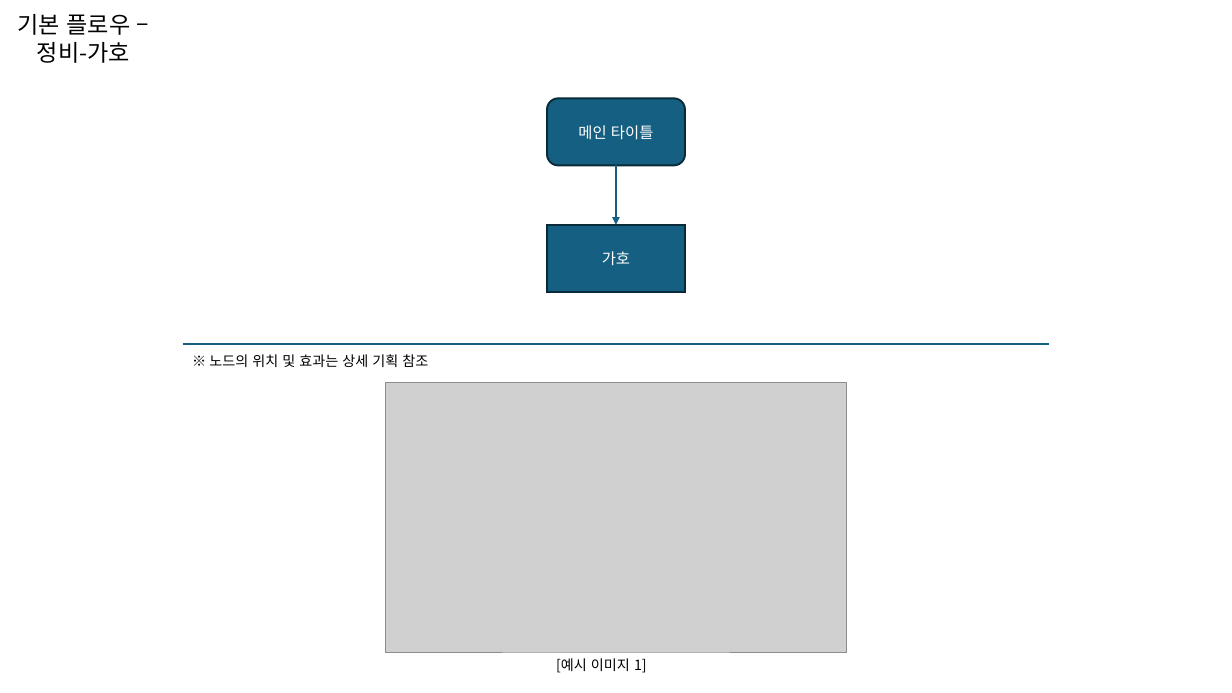
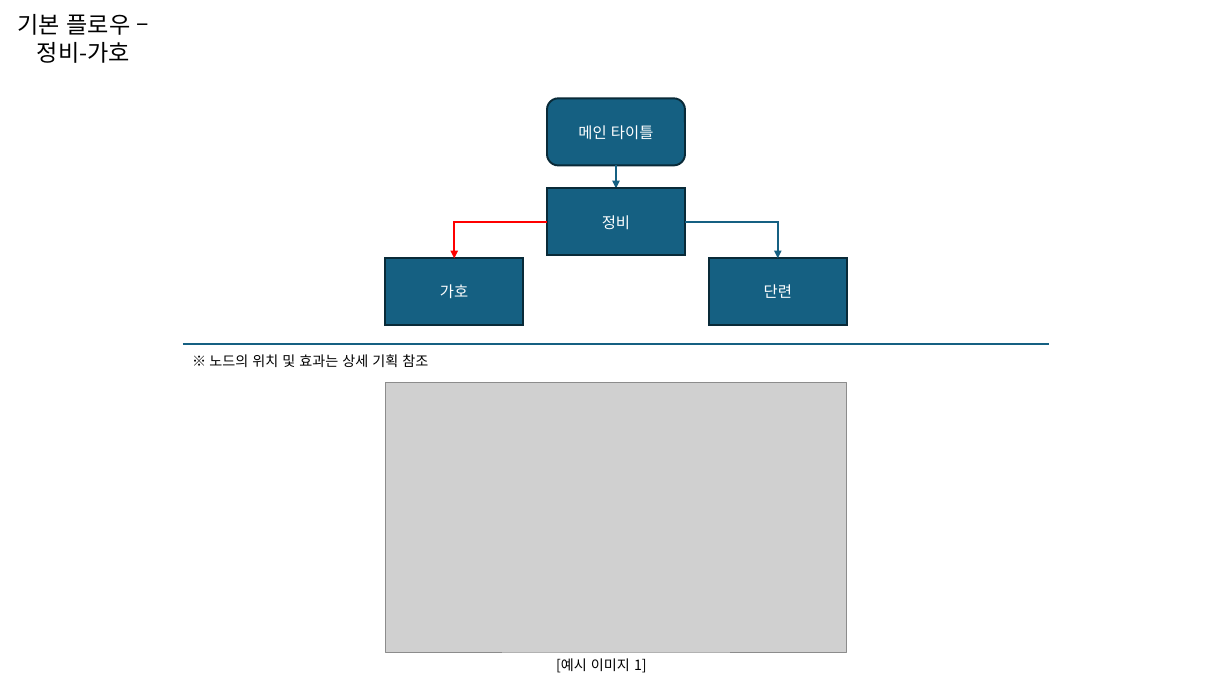
Before and after one commit to MBLProject/One_Of_Neglected, a slide deck: slide 4 of _Game_Designer_Info/neglect_game_ppt.pptx. Drawn at 1232x693 pixels with LibreOffice and Linux fonts; fonts in the diff are those of the drawing; grey boxes stand for pictures. Boxes give left, top, right and bottom in pixels: in the first picture for what was removed or moved away, otherwise in the second. Text is boxed around its words. In the diff, an @@ line names an element or a change of style, - is before the commit and + after.

```diff
--- a/_Game_Designer_Info/neglect_game_ppt.pptx
+++ b/_Game_Designer_Info/neglect_game_ppt.pptx
@@ arrow moved from (616, 165) - (616, 225) to (616, 165) - (616, 189) @@
@@ rectangle added at box(547, 189, 685, 256), fill #156082, outline #092A39 1.5 pt, 12 pt, text #FFFFFF @@
+정비
@@ elbow arrow added from (547, 222) to (455, 259), #FF0000 1.5 pt @@
@@ elbow arrow added from (685, 222) to (778, 259), #156082 1.5 pt @@
@@ rectangle "가호": place and size @@
-rectangle "가호" at box(547, 225, 685, 292)
+rectangle "가호" at box(385, 259, 523, 326)
@@ rectangle added at box(709, 259, 847, 326), fill #156082, outline #092A39 1.5 pt, 12 pt, text #FFFFFF @@
+단련
```
Also in this commit, not shown: 4 other slides changed, 1 slide added, 2 other files.
